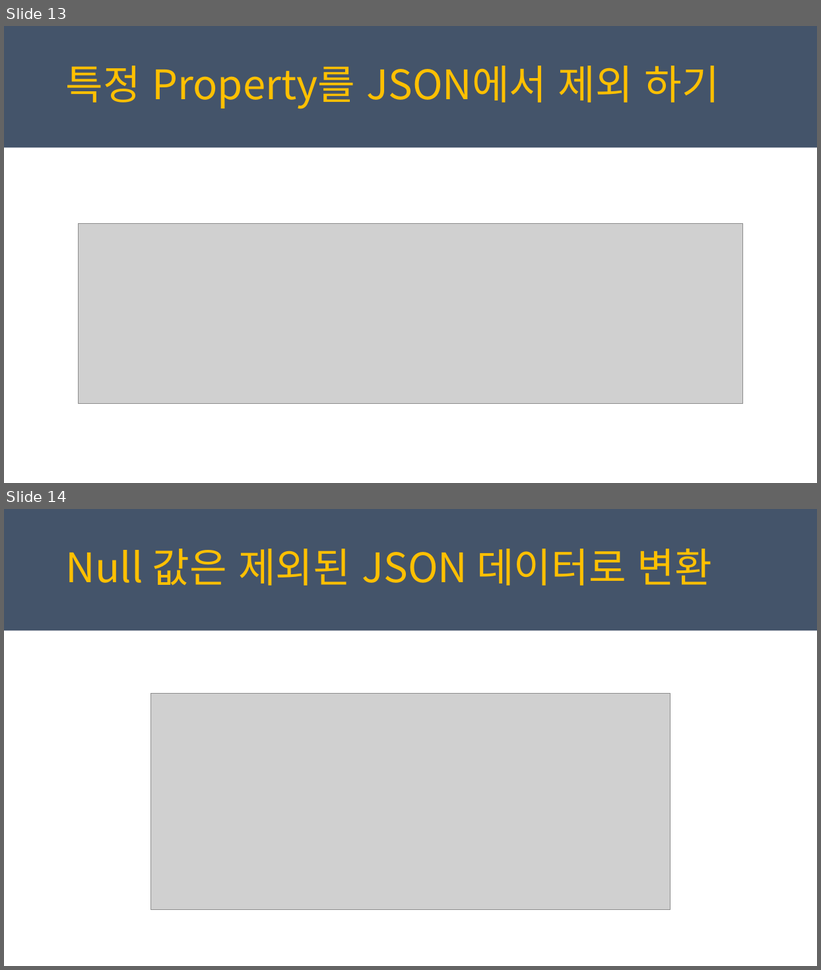
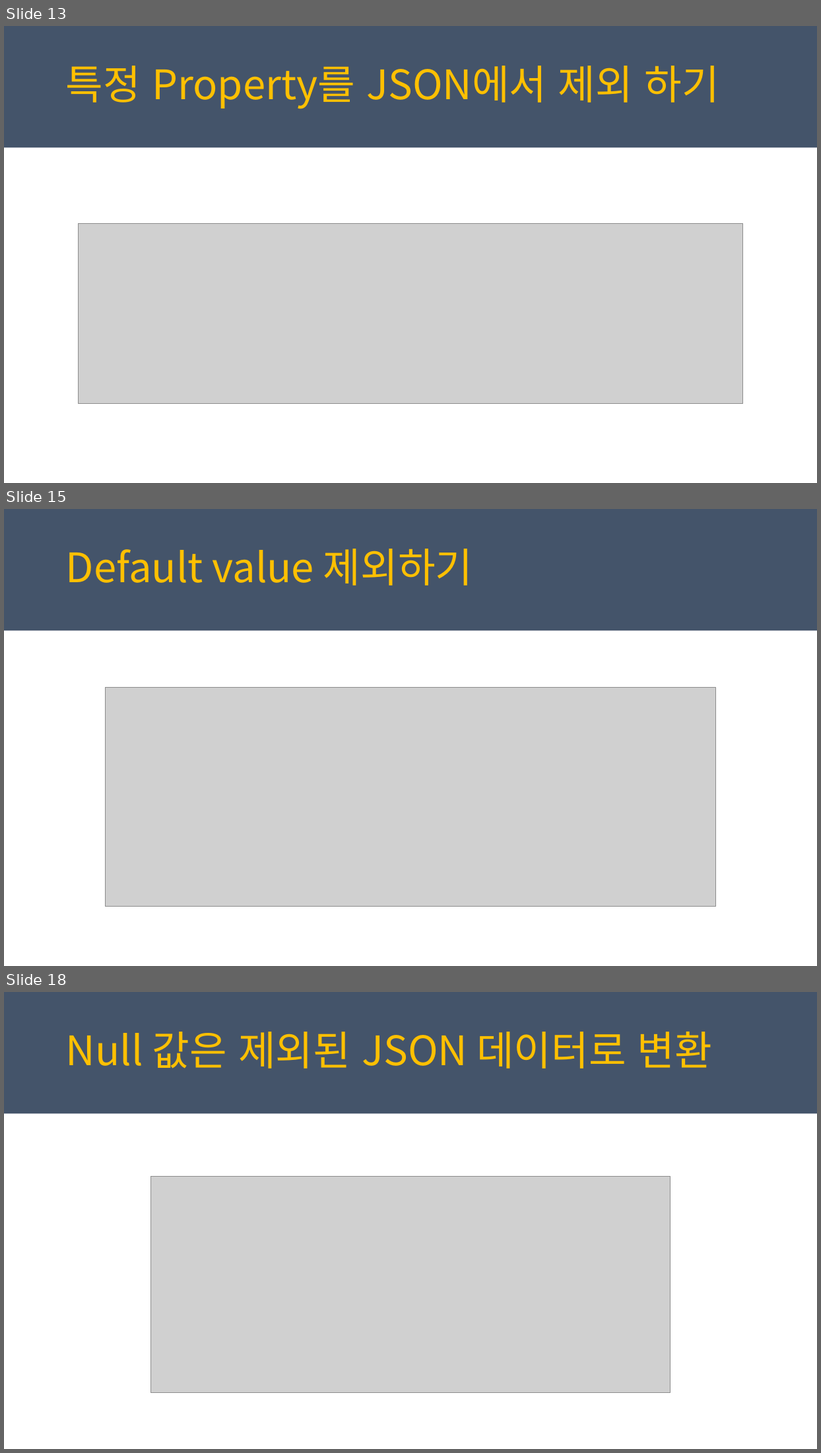
Before and after one commit to juniair/Summary-PPT, a slide deck: Newton.Json 사용법.pptx. Shown one above the other, each under a label of ours: slides 13 and 14 before the commit, slides 13, 15 and 18 after it; the slides between them are not shown. The pictures are 821x970 and 821x1453 pixels, drawn with LibreOffice and Linux fonts; fonts in the diff are those of the drawing; grey boxes stand for pictures. Boxes give left, top, right and bottom in pixels: in the first picture for what was removed or moved away, otherwise in the second. Text is boxed around its words. In the diff, an @@ line names an element or a change of style, - is before the commit and + after.

```diff
--- a/Newton.Json 사용법.pptx
+++ b/Newton.Json 사용법.pptx
@@ slide 15 added at box(4, 509, 817, 966), background #FFFFFF; not listed: 1 template element that a slide beside it also shows @@
@@ text added at box(66, 549, 473, 586), 48 pt, text #FFC000 @@
+Default value 제외하기
@@ picture added at box(105, 687, 717, 906) @@
@@ what was slide 14 is now slide 18 @@
```
Also in this commit, not shown: 3 other slides added, 1 other file.
